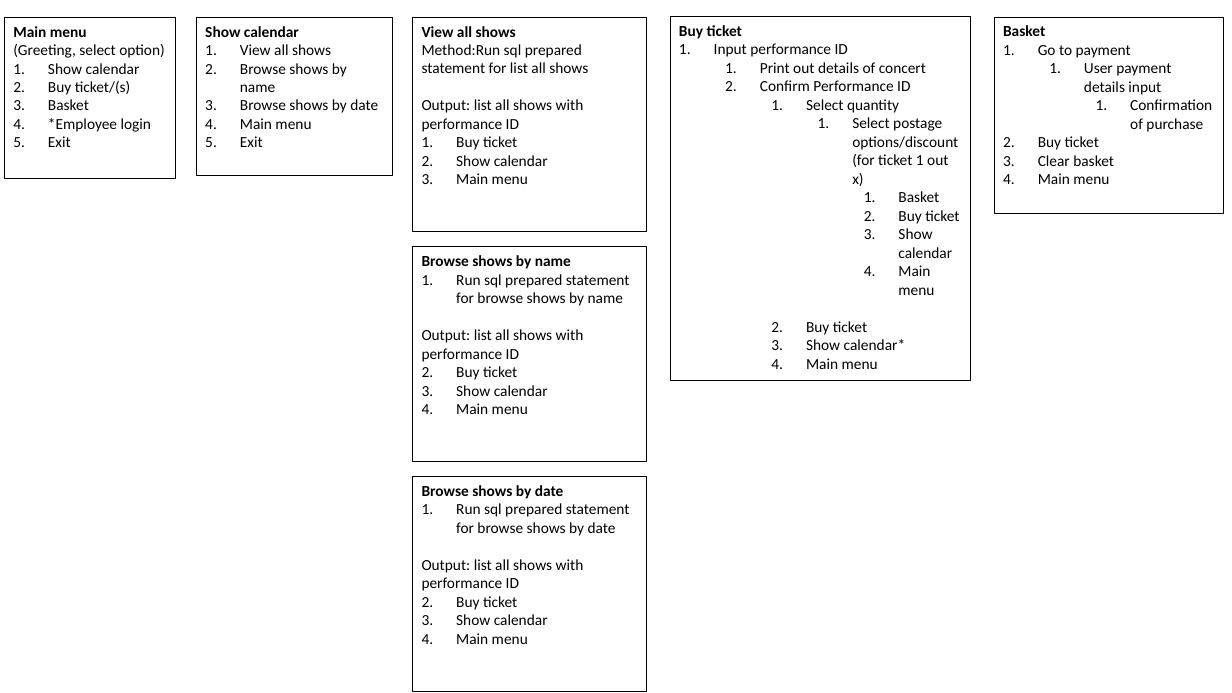
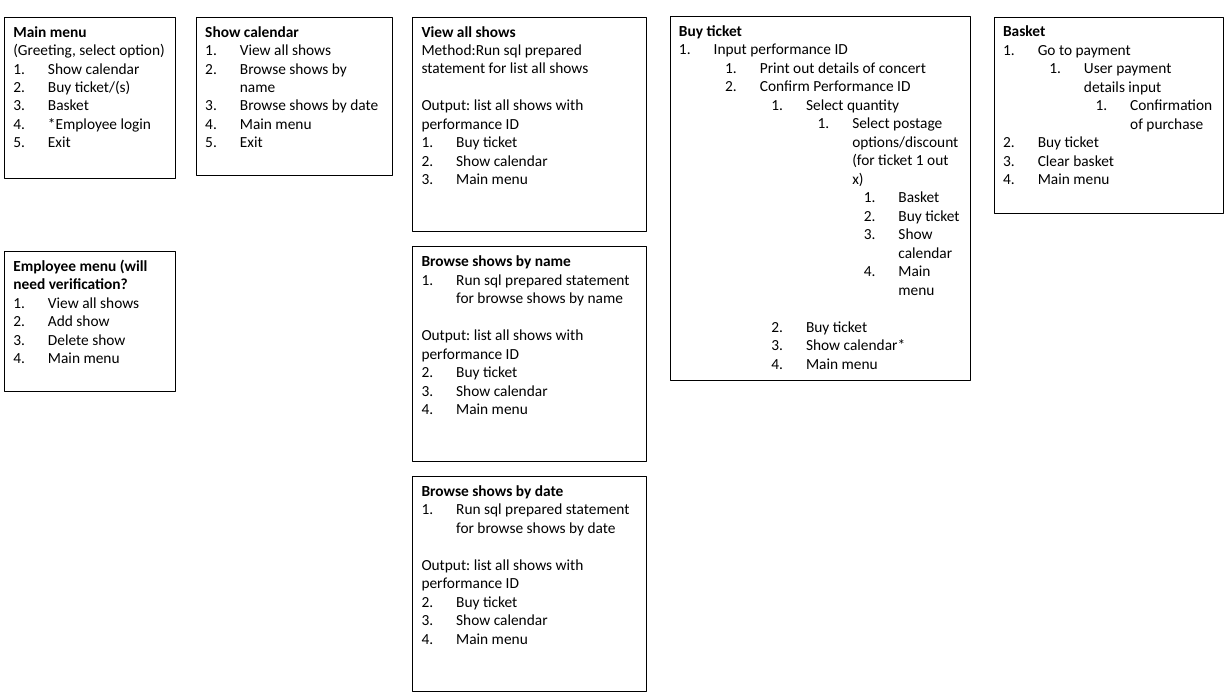
Before and after one commit to SpyroFenton/theTheatreRoyal, a slide deck: slide 1 of ControllerBranch.pptx. Drawn at 1232x693 pixels with LibreOffice and Linux fonts; fonts in the diff are those of the drawing. Boxes give left, top, right and bottom in pixels: in the first picture for what was removed or moved away, otherwise in the second. Text is boxed around its words. In the diff, an @@ line names an element or a change of style, - is before the commit and + after.

```diff
--- a/ControllerBranch.pptx
+++ b/ControllerBranch.pptx
@@ rectangle added at [5,251,176,391], outline #000000 0.5 pt, 12 pt, text #000000 @@
+Employee menu (will need verification?
+1. View all shows
+2. Add show
+3. Delete show
+4. Main menu
```
Also in this commit, not shown: 3 other files.
